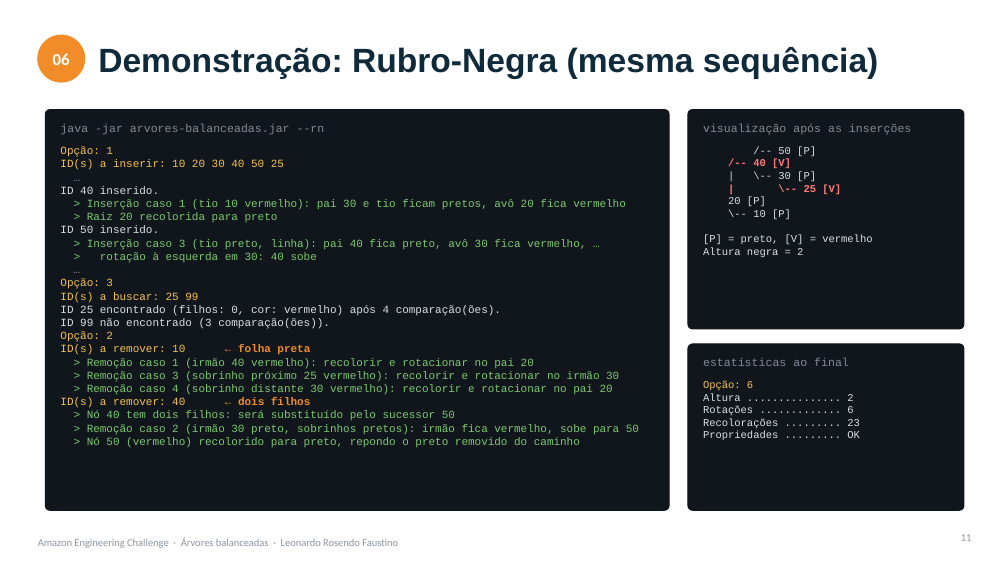
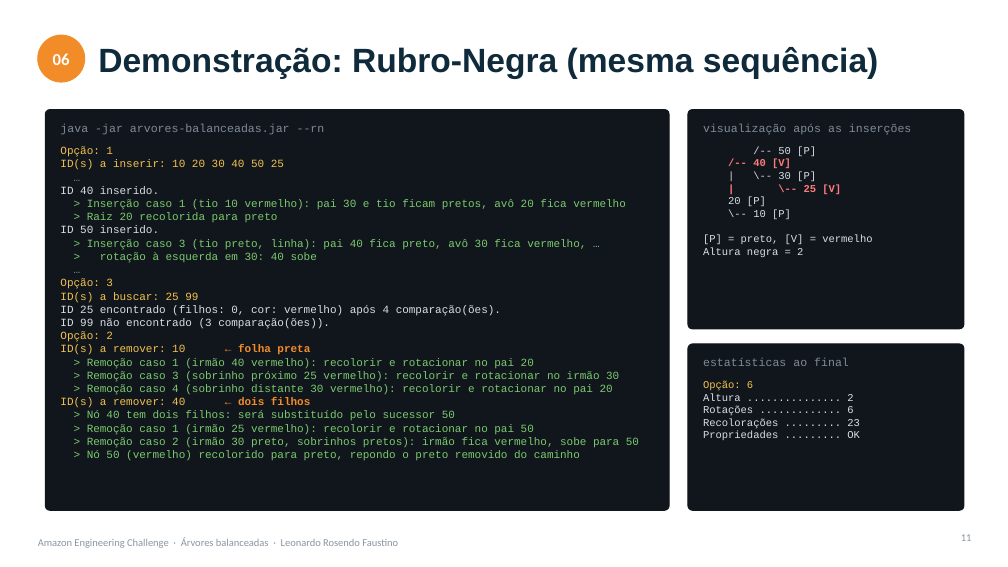
Before and after one commit to LeoRosendof/Sistema-de-Arvores, a slide deck: slide 11 of docs/apresentacao.pptx. Drawn at 1008x567 pixels with LibreOffice and Linux fonts; fonts in the diff are those of the drawing. Boxes give left, top, right and bottom in pixels: in the first picture for what was removed or moved away, otherwise in the second. Text is boxed around its words. In the diff, an @@ line names an element or a change of style, - is before the commit and + after.

```diff
--- a/docs/apresentacao.pptx
+++ b/docs/apresentacao.pptx
@@ text at (87, 424, 534, 435): paragraph added @@
+> Remoção caso 1 (irmão 25 vermelho): recolorir e rotacionar no pai 50
```
Also in this commit, not shown: 2 other slides changed, 2 other files.
